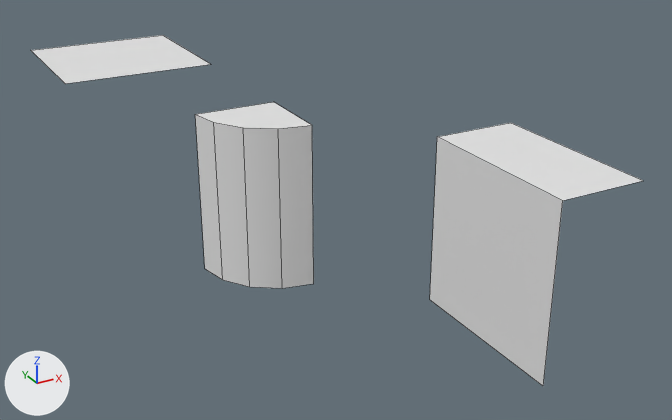
Renders of the Blender file TFG/Assets/Models/Maps/tile_set.blend from each side of a commit.
One viewpoint serves both versions: a camera (50 mm lens) standing at (-1.77, -4.41, 2.16) and looking at (0.79, 0.25, -0.18). The axes (+X, +Y, +Z) are drawn at lower left. The lights are the same throughout. Mesh edges are drawn as thin lines. The same objects are shown in both versions, whatever each file hides.

In view in the first picture: 'Esquina', 'Muro', 'Relleno'.
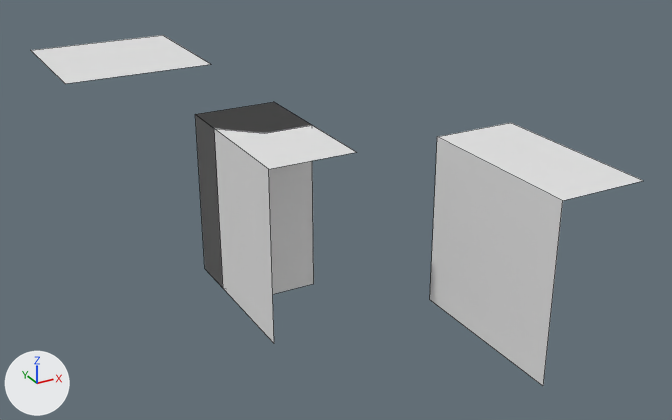
Location of each change, (x1, y1, x2, y2) in pixels of the pictures (672 x 420 px; the box of a moved part takes in the faces that stretch with it):
'Esquina', reshaped: before (195, 102, 314, 288); after (195, 106, 314, 294)
'Muro.001', added: after (195, 102, 356, 343)
part 1 of me_circle_001, moved or reshaped: before (196, 102, 311, 288); after (198, 106, 310, 133)
part 2 of me_circle_001, shading changed: before (195, 114, 314, 288); after (195, 115, 314, 294)

The change, as a diff of the scene's bpy script:
```diff
--- a/TFG/Assets/Models/Maps/tile_set.blend.py
+++ b/TFG/Assets/Models/Maps/tile_set.blend.py
@@ me_circle_001 @@
 # used by ob_esquina; location = (0.0, 0.0, 0.0); scale = (0.5, 0.5, 0.5)
 # verts and faces of me_circle_001; kept vertices keep their numbers, new ones are numbered from 13
 # before: 1 (0.08, 0.62, -1.0), 2 (0.29, 0.29, -1.0), 3 (0.62, 0.08, -1.0), 7 (0.0, 1.0, 1.0), 8 (0.08, 0.62, 1.0)
 # before: 9 (0.29, 0.29, 1.0), 10 (0.62, 0.08, 1.0), 11 (1.0, 0.0, 1.0), 12 (1.0, 1.0, 1.0)
-me_circle_001.from_pydata(...)  # 13 vertices, 5 faces, 1 loose edge; spans x 0.0..1.0, y 0.0..1.0, z -1.0..1.0
+me_circle_001.from_pydata(...)  # 10 vertices, 4 faces; spans x 0.0..1.0, y 0.0..1.0, z -1.0..1.0
+# me_circle_001 part 1
+delete_vertices([2, 9])  # with the faces that use them
+verts[1] = (0.0, 0.42, -1.0)  # moved, pixel (223, 288)
+verts[8] = (0.0, 0.42, 1.0)  # moved, pixel (214, 128)
+verts[3] = (0.42, 0.0, -1.0)  # moved
+verts[10] = (0.42, 0.0, 1.0)  # moved, pixel (264, 133)
+faces += [(7, 8, 10, 11, 12), (1, 3, 10, 8)]
+# me_circle_001 part 2: 2 kept faces spanning x 0.0..1.0, y 0.0..1.0, z -1.0..1.0 are now shaded flat
@@ me_muro_316 @@
+me_muro_316.from_pydata([(0.0, -1.0, -1.0), (0.0, 1.0, -1.0), (0.0, -1.0, 1.0), (0.0, 1.0, 1.0), (1.0, 1.0, 1.0), (1.0, -1.0, 1.0)], [], [(2, 3, 1, 0), (5, 4, 3, 2)])
+me_muro_316.polygons.foreach_set('use_smooth', [True] * 2)
@@ ob_muro_001 @@
+ob_muro_001 = bpy.data.objects.new('Muro.001', me_muro_316)
+ob_muro_001.location = (0.0, 0.0, 0.0)
+ob_muro_001.scale = (0.5, 0.5, 0.5)
+_m = ob_muro_001.modifiers.new('EdgeSplit', 'EDGE_SPLIT')
+_m.split_angle = 0.785
```
